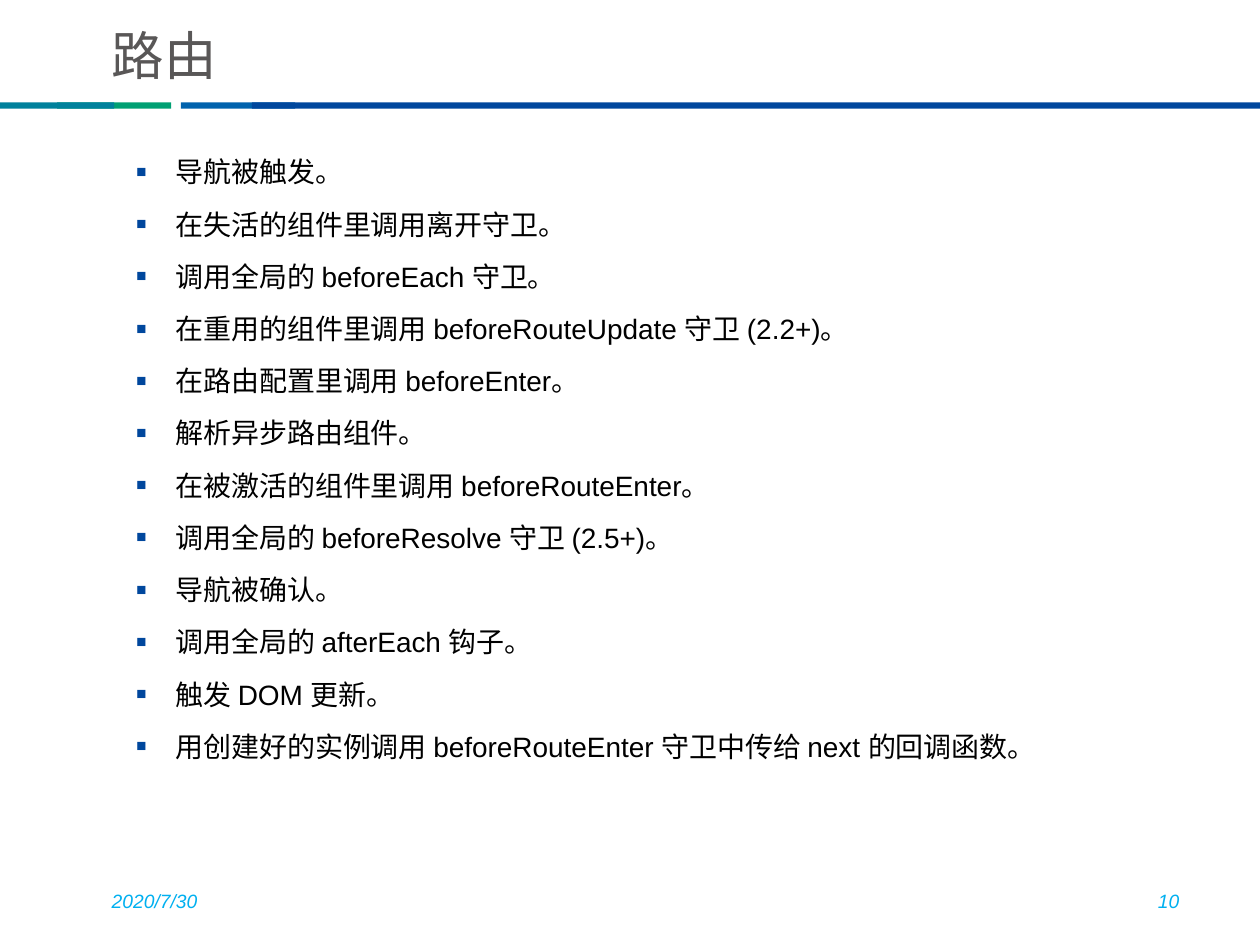
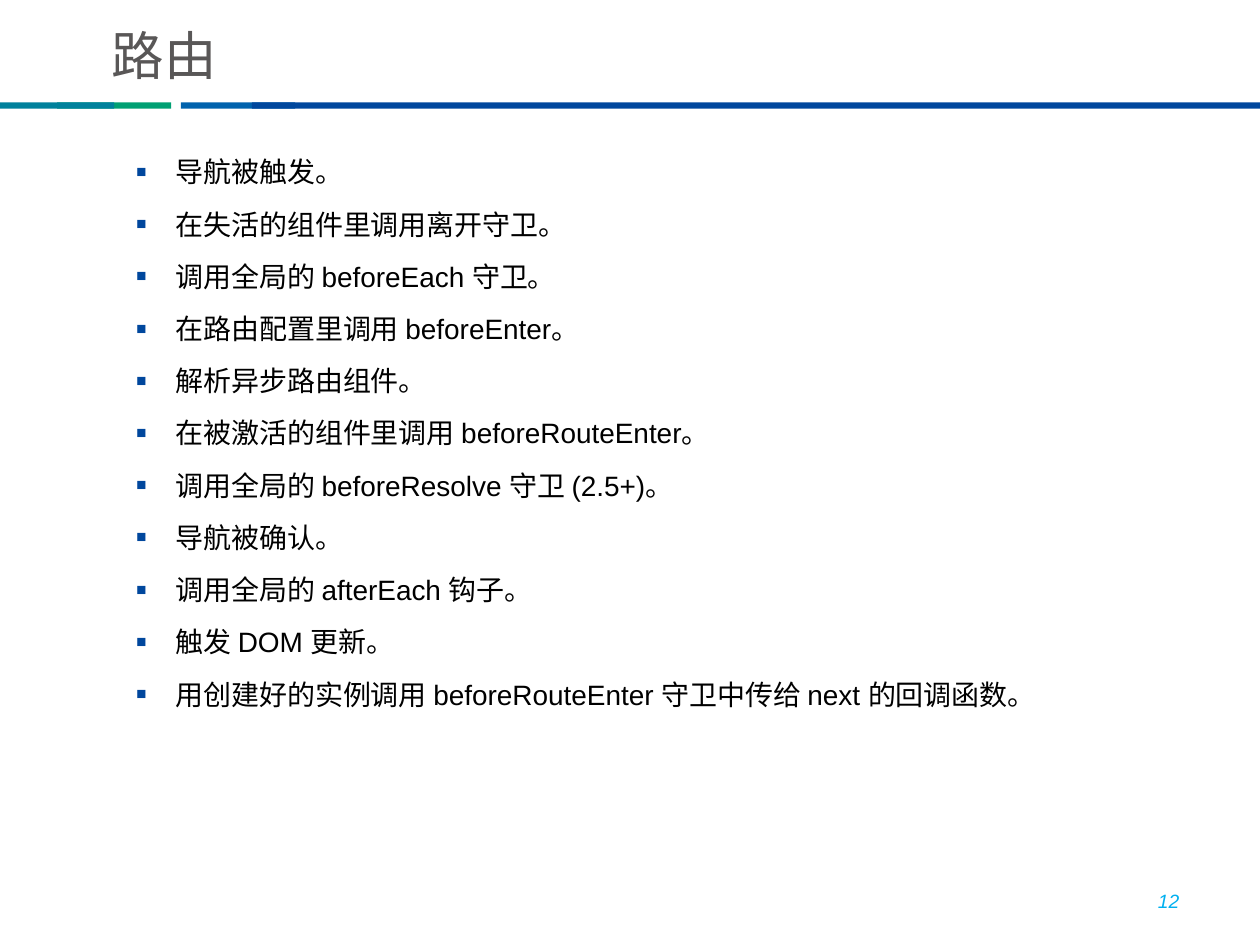
Before and after one commit to he8hepeng/thunisoftCli3, a slide deck: slide 12 of vue培训 v1.pptx (slide 10 before the commit). Drawn at 1260x945 pixels with LibreOffice and Linux fonts; fonts in the diff are those of the drawing; background and template pictures are left out. Boxes give left, top, right and bottom in pixels: in the first picture for what was removed or moved away, otherwise in the second. Text is boxed around its words. In the diff, an @@ line names an element or a change of style, - is before the commit and + after.

```diff
--- a/vue培训 v1.pptx
+++ b/vue培训 v1.pptx
@@ text at [176,315,849,344]: paragraph removed @@
-■ 在重用的组件里调用 beforeRouteUpdate 守卫 (2.2+)。
@@ text removed at [112,894,198,909] @@
-2020/7/30
@@ page number at [1158,894,1179,908]: text changed @@
-10
+12
```
Also in this commit, not shown: 12 other slides changed, 3 slides added, 14 other files.
